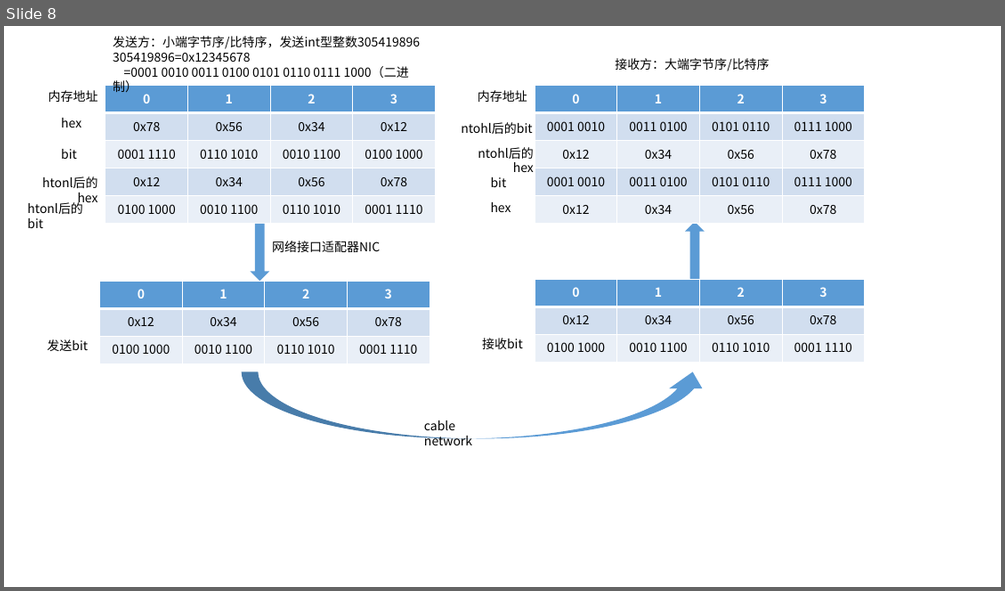
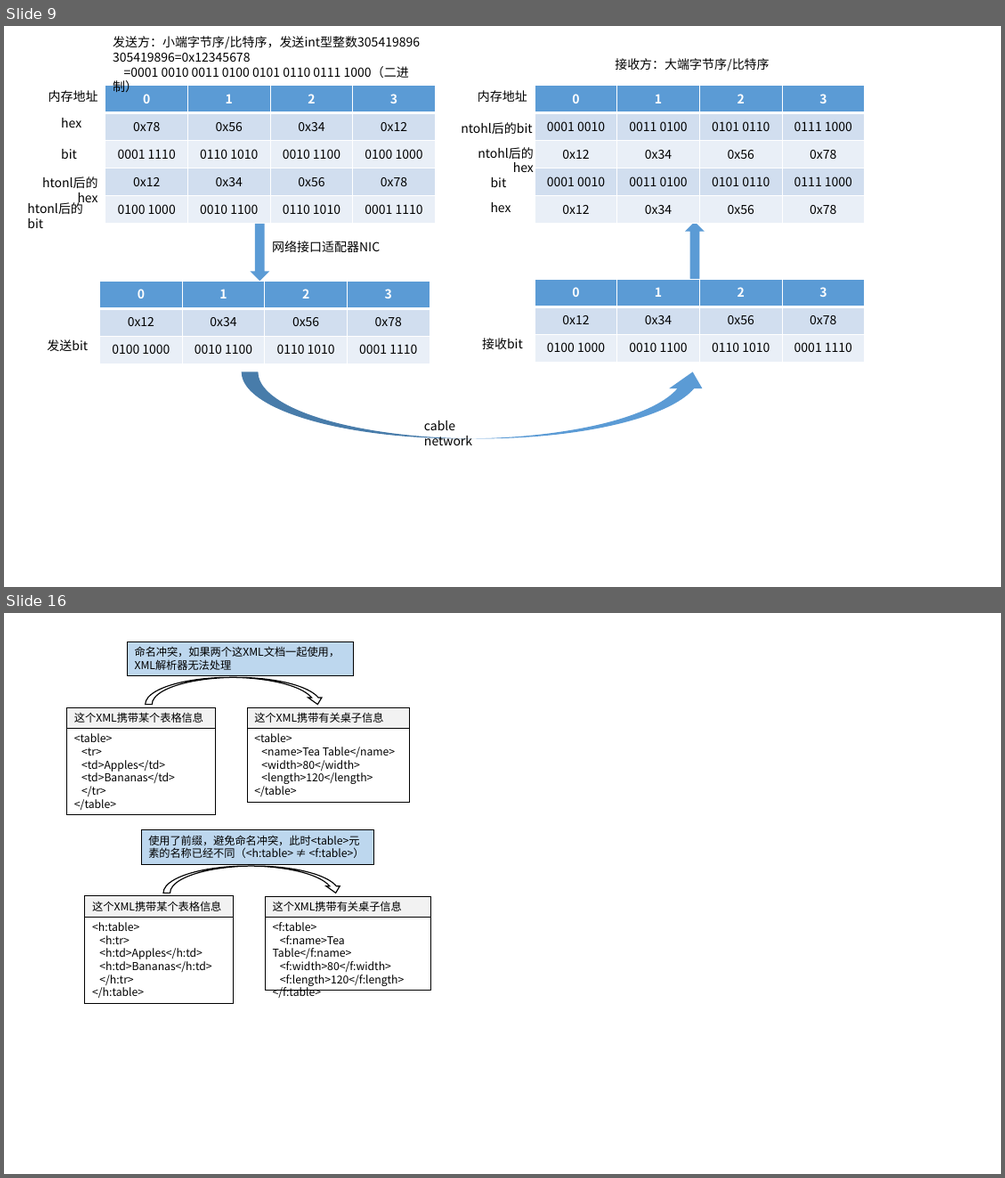
Before and after one commit to mythsaber/Learning-Notes, a slide deck: 音视频编解码.pptx. Shown one above the other, each under a label of ours: slide 8 before the commit, slides 9 and 16 after it; the slides between them are not shown. The pictures are 1005x591 and 1005x1178 pixels, drawn with LibreOffice and Linux fonts; fonts in the diff are those of the drawing. Boxes give left, top, right and bottom in pixels: in the first picture for what was removed or moved away, otherwise in the second. Text is boxed around its words. In the diff, an @@ line names an element or a change of style, - is before the commit and + after.

```diff
--- a/音视频编解码.pptx
+++ b/音视频编解码.pptx
@@ slide 16 added at bbox=[4, 613, 1001, 1174], background #FFFFFF @@
@@ rectangle added at bbox=[128, 641, 353, 675], fill #BDD7EE, outline #000000 0.75 pt, 10.5 pt, text #000000 @@
+命名冲突，如果两个这XML文档一起使用，XML解析器无法处理
@@ curved down arrow added at bbox=[146, 677, 324, 705], outline #000000 1 pt @@
@@ rectangle added at bbox=[67, 707, 215, 728], fill #F2F2F2, outline #000000 0.75 pt, 10.5 pt, text #000000 @@
+这个XML携带某个表格信息
@@ rectangle added at bbox=[247, 708, 409, 729], fill #F2F2F2, outline #000000 0.75 pt, 10.5 pt, text #000000 @@
+这个XML携带有关桌子信息
@@ rectangle added at bbox=[67, 728, 215, 815], outline #000000 0.75 pt, 10.5 pt, text #000000 @@
+<table>
+<tr>
+<td>Apples</td>
+<td>Bananas</td>
+</tr>
+</table>
@@ rectangle added at bbox=[247, 728, 409, 802], outline #000000 0.75 pt, 10.5 pt, text #000000 @@
+<table>
+<name>Tea Table</name>
+<width>80</width>
+<length>120</length>
+</table>
@@ rectangle added at bbox=[141, 830, 373, 863], fill #BDD7EE, outline #000000 0.75 pt, 10.5 pt, text #000000 @@
+使用了前缀，避免命名冲突，此时<table>元素的名称已经不同（<h:table> ≠ <f:table>）
@@ curved down arrow added at bbox=[163, 866, 343, 892], outline #000000 1 pt @@
@@ rectangle added at bbox=[85, 896, 233, 916], fill #F2F2F2, outline #000000 0.75 pt, 10.5 pt, text #000000 @@
+这个XML携带某个表格信息
@@ rectangle added at bbox=[265, 896, 431, 917], fill #F2F2F2, outline #000000 0.75 pt, 10.5 pt, text #000000 @@
+这个XML携带有关桌子信息
@@ rectangle added at bbox=[85, 916, 233, 1004], outline #000000 0.75 pt, 10.5 pt, text #000000 @@
+<h:table>
+<h:tr>
+<h:td>Apples</h:td>
+<h:td>Bananas</h:td>
+</h:tr>
+</h:table>
@@ rectangle added at bbox=[265, 916, 431, 989], outline #000000 0.75 pt, 10.5 pt, text #000000 @@
+<f:table>
+<f:name>Tea Table</f:name>
+<f:width>80</f:width>
+<f:length>120</f:length>
+</f:table>
@@ what was slide 8 is now slide 9 @@
```
Also in this commit, not shown: 2 slides changed, 8 other slides added, 5 other files.
